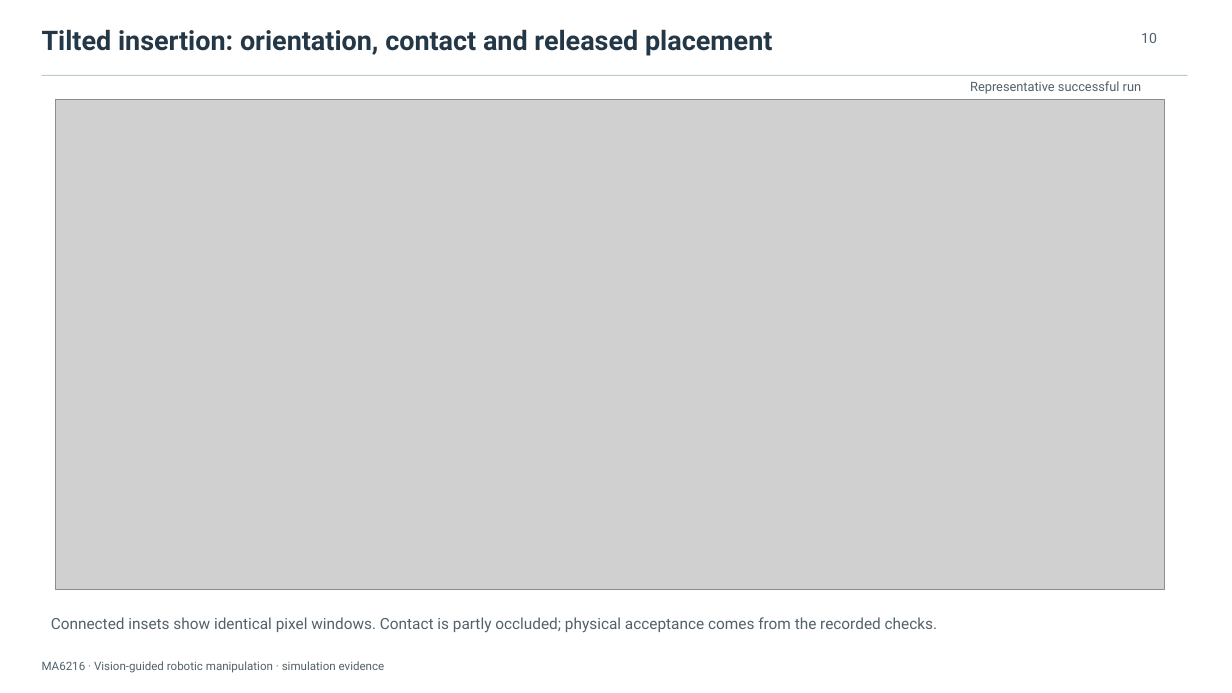
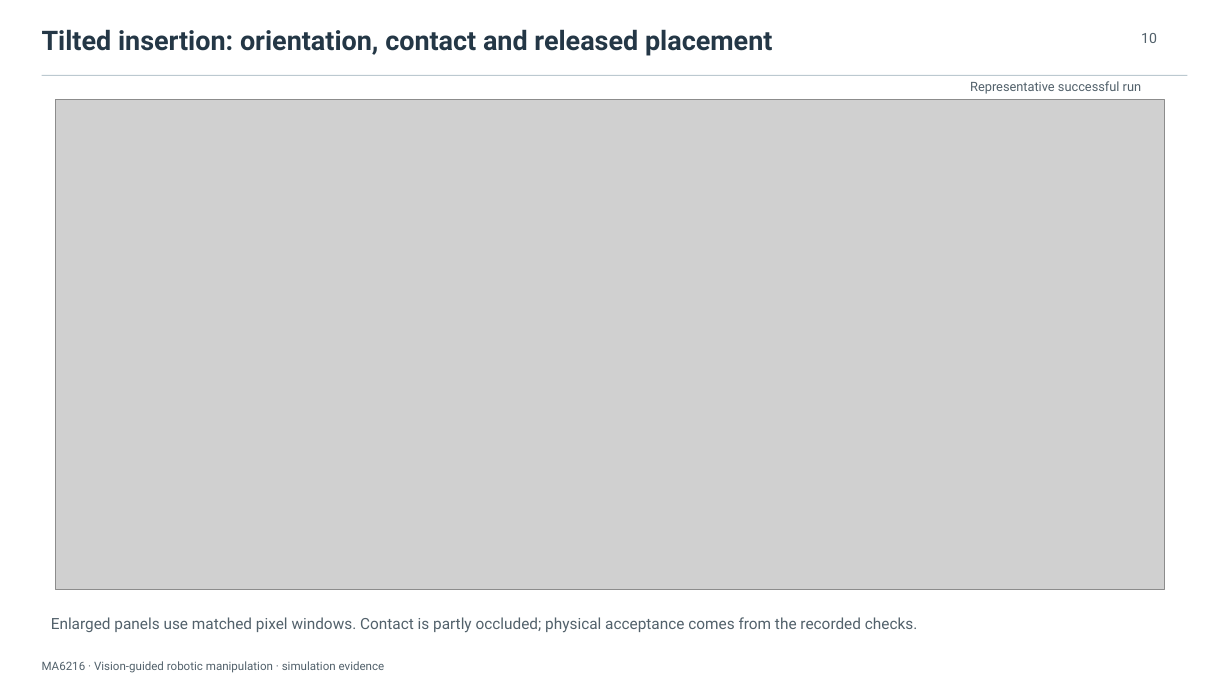
Before and after one commit to LewisLYU-HW/ma6216-ur5e-vision-pick-place, a slide deck: slide 10 of docs/presentation/vision_guided_manipulation.pptx. Drawn at 1232x693 pixels with LibreOffice and Linux fonts; fonts in the diff are those of the drawing; grey boxes stand for pictures. Boxes give left, top, right and bottom in pixels: in the first picture for what was removed or moved away, otherwise in the second. Text is boxed around its words. In the diff, an @@ line names an element or a change of style, - is before the commit and + after.

Commit message:
Enlarge manipulation figures and reproject readable XYZ pose axes

```diff
--- a/docs/presentation/vision_guided_manipulation.pptx
+++ b/docs/presentation/vision_guided_manipulation.pptx
@@ text at bbox=[51, 617, 917, 633]: text changed @@
-Connected insets show identical pixel windows. Contact is partly occluded; physical acceptance comes from the recorded checks.
+Enlarged panels use matched pixel windows. Contact is partly occluded; physical acceptance comes from the recorded checks.
```
Also in this commit, not shown: 4 other slides changed, 56 other files.
